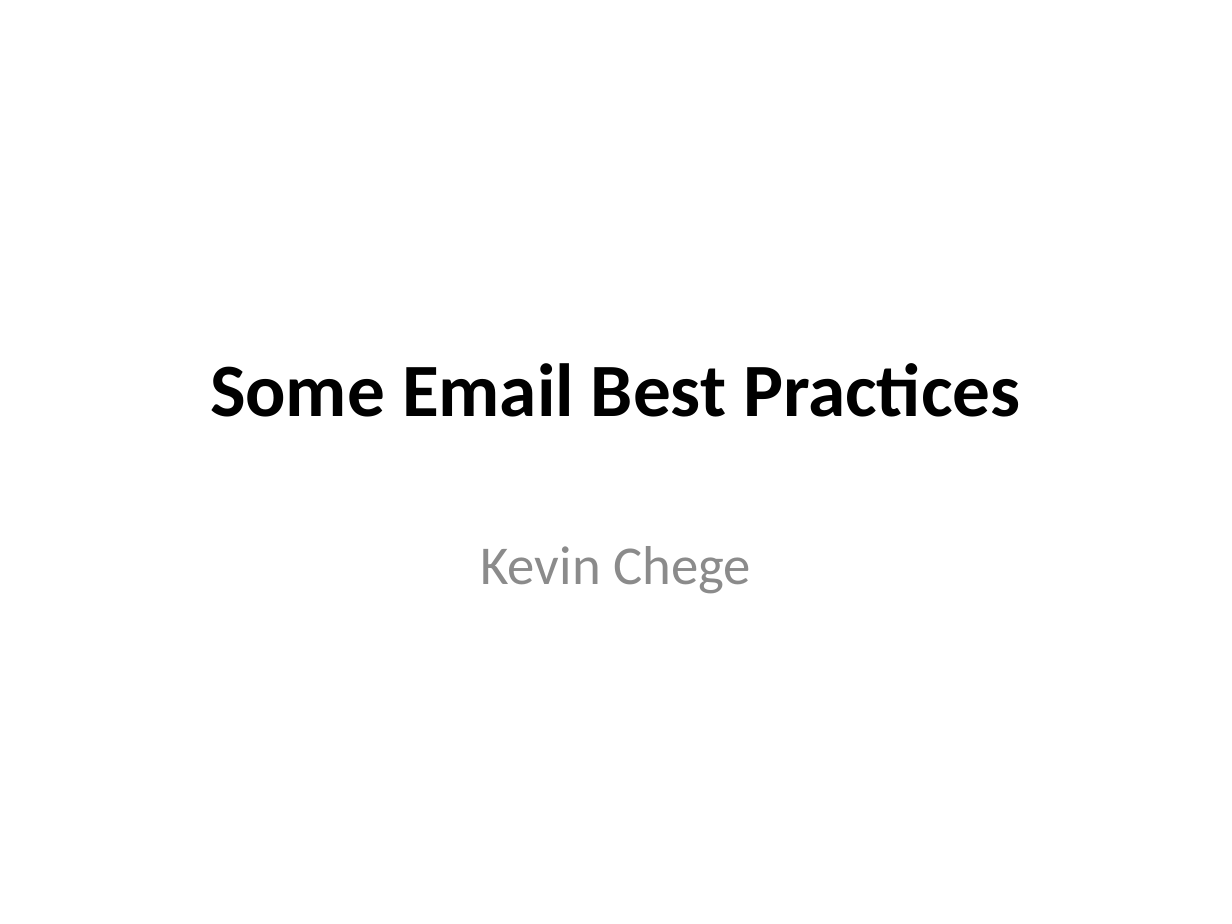
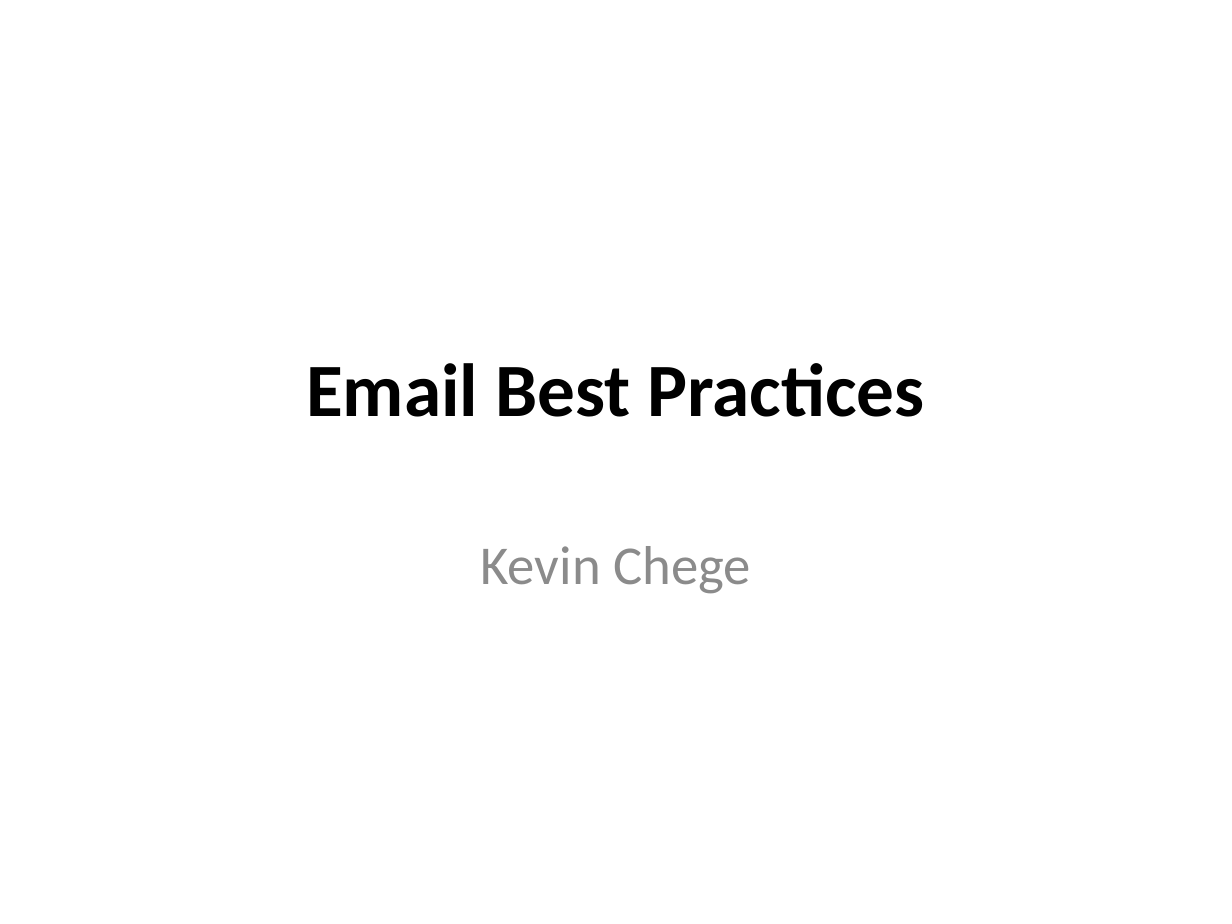
Before and after one commit to afnog/sse, a slide deck: slide 19 of postfix/postfix-mailgateway-debian.pptx (slide 1 before the commit). Drawn at 1232x924 pixels with LibreOffice and Linux fonts; fonts in the diff are those of the drawing. Boxes give left, top, right and bottom in pixels: in the first picture for what was removed or moved away, otherwise in the second. Text is boxed around its words. In the diff, an @@ line names an element or a change of style, - is before the commit and + after.

```diff
--- a/postfix/postfix-mailgateway-debian.pptx
+++ b/postfix/postfix-mailgateway-debian.pptx
@@ title at (x1=306, y1=363, x2=924, y2=417): text changed @@
-Some Email Best Practices
+Email Best Practices
```
Also in this commit, not shown: 9 other slides changed, 8 slides added, 3 slides removed.
